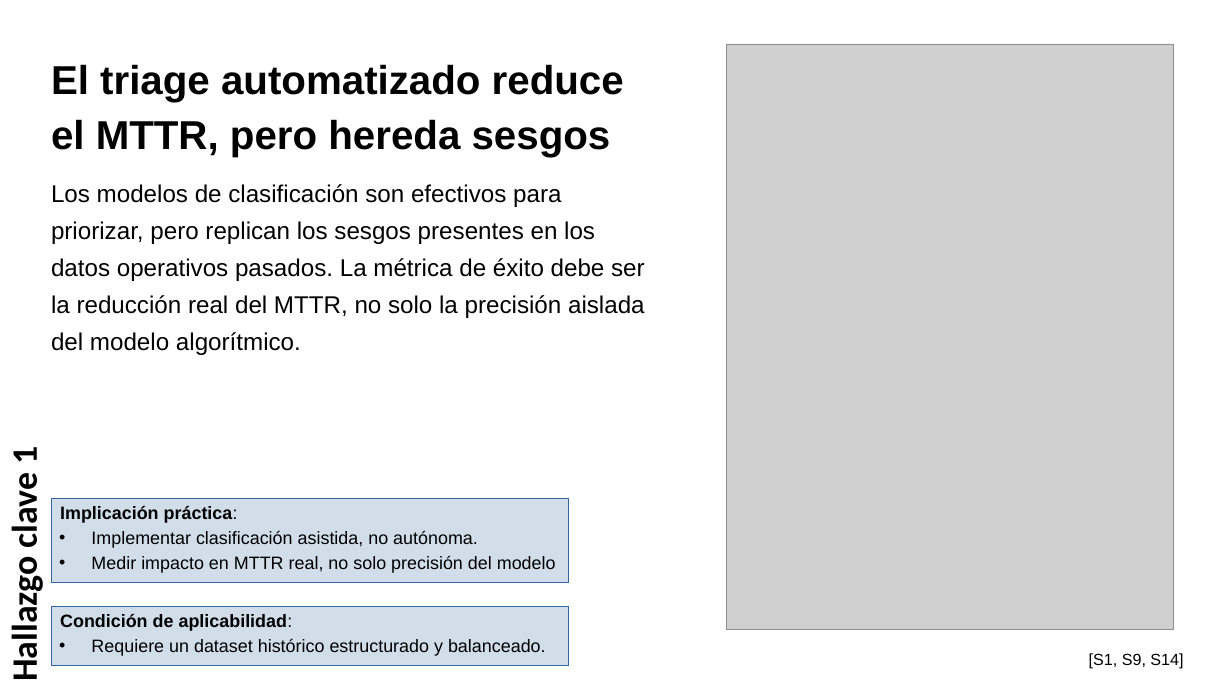
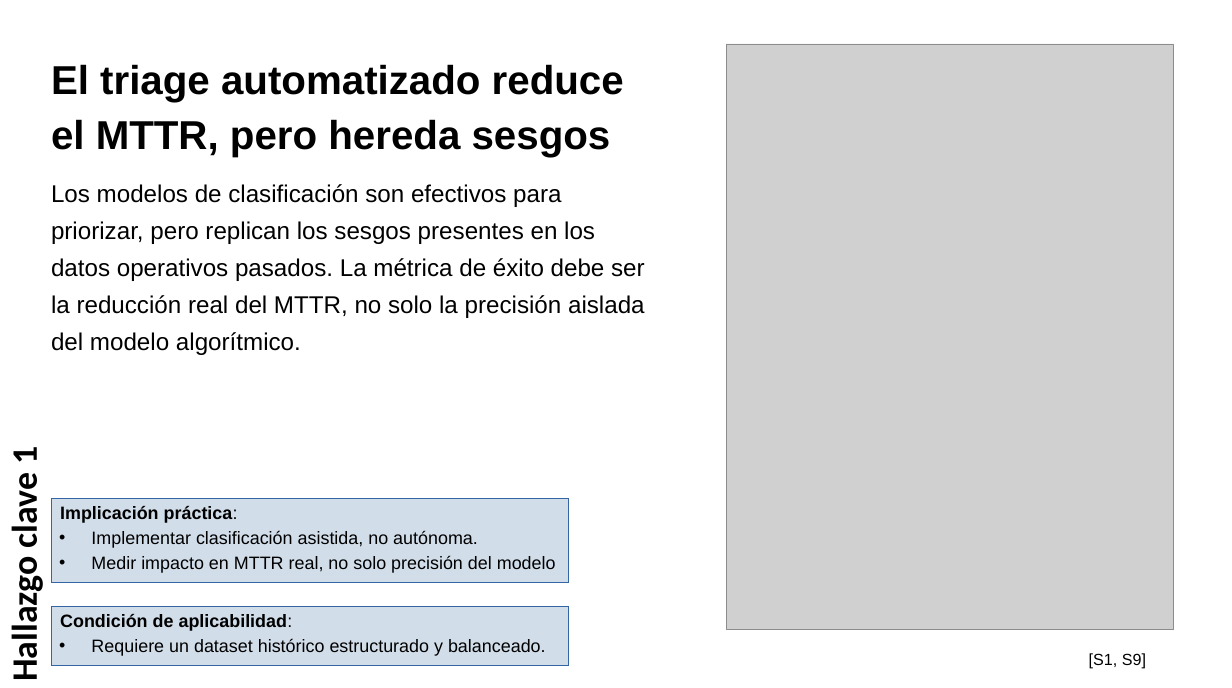
Before and after one commit to DCC-M10/qa-doctorado-2026-equipo1, a slide deck: slide 7 of final/Equipo 1 - IA para análisis de fallos y calidad operativa.pptx. Drawn at 1232x688 pixels with LibreOffice and Linux fonts; fonts in the diff are those of the drawing; grey boxes stand for pictures; background and template pictures are left out. Boxes give left, top, right and bottom in pixels: in the first picture for what was removed or moved away, otherwise in the second. Text is boxed around its words. In the diff, an @@ line names an element or a change of style, - is before the commit and + after.

```diff
--- a/final/Equipo 1 - IA para análisis de fallos y calidad operativa.pptx
+++ b/final/Equipo 1 - IA para análisis de fallos y calidad operativa.pptx
@@ text at [1089,653,1146,669]: text changed @@
-[S1, S9, S14]
+[S1, S9]
```
Also in this commit, not shown: 6 other slides changed.
